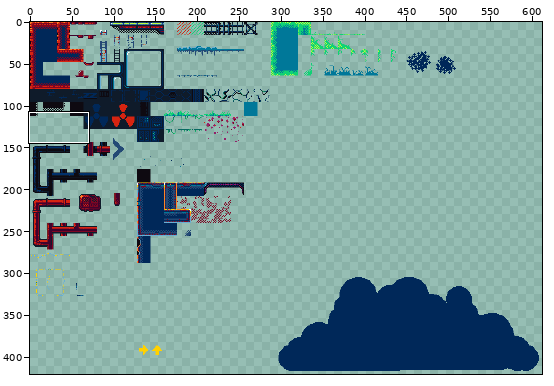
One commit to this pixel-art file: res/atlas/world.aseprite. Above: a wide view before the commit, with the close-up outlined.
Close-up. The starting point:
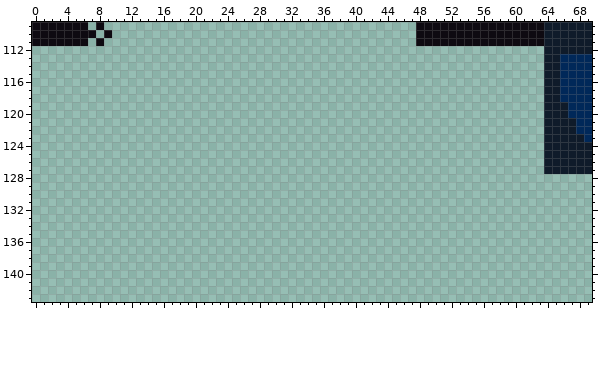
640x512 pixels, 1 frame. Shown: x 0..69, y 109..143. The wide view leaves out empty margins.
The same view after the edit:
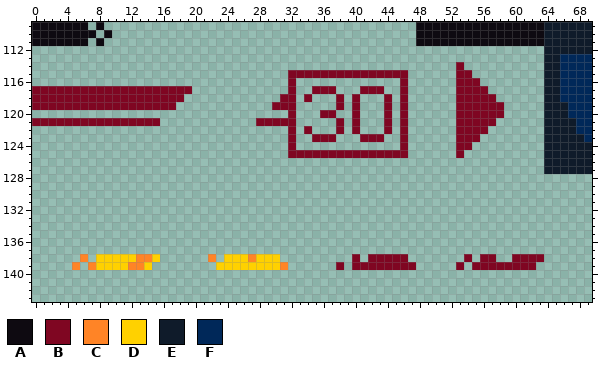
Palette (. is transparent): A #0e0a11  B #7f0622  C #ff8426  D #ffd100  E #0f1b2a  F #002859
The edit:
@@ x 0..69 @@
 113 ................................................................EEFFFF
-114 ................................................................EEFFFF
-115 ................................................................EEFFFF
-116 ................................................................EEFFFF
-117 ................................................................EEFFFF
-118 ................................................................EEFFFF
-119 ................................................................EEEFFF
-120 ................................................................EEEFFF
-121 ................................................................EEEEFF
-122 ................................................................EEEEFF
-123 ................................................................EEEEEF
-124 ................................................................EEEEEE
-125 ................................................................EEEEEE
+114 .....................................................B..........EEFFFF
+115 ................................BBBBBBBBBBBBBBB......BB.........EEFFFF
+116 ................................B.............B......BBB........EEFFFF
+117 BBBBBBBBBBBBBBBBBBBB............B..BBB...BBB..B......BBBB.......EEFFFF
+118 BBBBBBBBBBBBBBBBBBB............BB.B...B.B...B.B......BBBBB......EEFFFF
+119 BBBBBBBBBBBBBBBBBB............BBB.....B.B...B.B......BBBBBB.....EEEFFF
+120 ................................B...BB..B...B.B......BBBBBB.....EEEFFF
+121 BBBBBBBBBBBBBBBB............BBBBB.....B.B...B.B......BBBBB......EEEEFF
+122 ................................B.B...B.B...B.B......BBBB.......EEEEFF
+123 ................................B..BBB...BBB..B......BBB........EEEEEF
+124 ................................B.............B......BB.........EEEEEE
+125 ................................BBBBBBBBBBBBBBB......B..........EEEEEE
 126 ................................................................EEEEEE
@@ x 0..69 @@
 137 ......................................................................
-138 ......................................................................
-139 ......................................................................
+138 ......C.DDDDDCCD......C.DDDCDDD.........B.BBBBB.......B.BB..BBBB......
+139 .....C.CDDDDCCD........DDDDDDDDC......B.BBBBBBBB.....B.BBBBBBBB.......
 140 ......................................................................
Pixel boxes of the changes (left, top, right, bottom) in both close-ups:
added: (456, 62, 504, 158)
added: (256, 70, 408, 158)
added: (32, 86, 192, 126)
added: (72, 254, 160, 270)
added: (208, 254, 288, 270)
added: (336, 254, 416, 270)
added: (456, 254, 544, 270)
